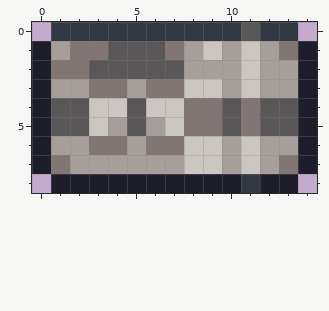
Two versions of one pixel-art sprite, Content/Items/CraftingMaterials/SheldonLicenseSilver.png. Above: the version before the commit.
The file is 30x18 pixels, drawn in blocks of 2x2; one block is one cell here.
The same view after the edit:
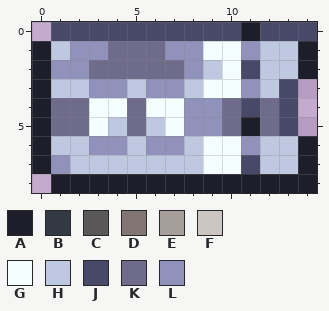
Palette (. is transparent): A #1d1e29  B #333942  C #595757  D #817674  E #a69e9a  F #cbc6c1  G #f4feff  H #bec8e1  J #484868  K #6f6b8b  L #9092bb
Message: adjust texture for color chips and sheldon licenses
Diff:
Changed rows in their new state; - is an unchanged pixel.
first column x 1:
0 JJJJJJJJJJAJJJ
1 HLLKKKLLGGLHH-
2 LLKKKKKLHGJHH-
3 HHLLHLLHGGLHJ.
4 KKGGKGGLLKJKJ.
5 KKGHKHGLLKAKJ.
6 HHLLHLLHGGLHH-
7 LHHHHHHHGGJHH-
8 ----------A--A
Pixel boxes of the changes (left, top, right, bottom) in both pictures:
changed: (51, 22, 317, 193)
